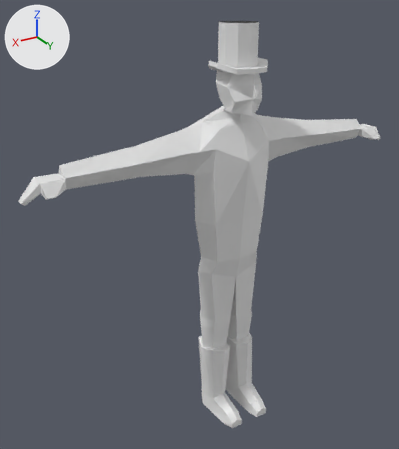
Before and after pictures for a commit that changed the Blender file assets/models/groundskeeper/groundskeeper.blend.
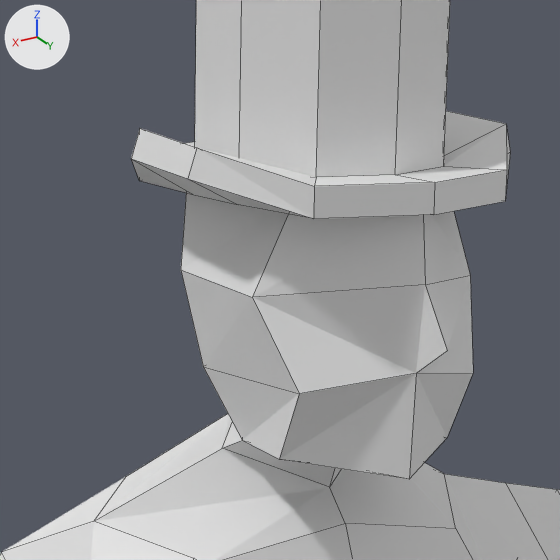
Each version appears first whole from a camera (50 mm lens) standing at (3.231, 4.765, 4.831) and looking at (0.3, -0.12, 2.389), and next in a close-up on the part from 47% to 69% of the width and 9% to 29% of the height. The lights are fixed; the arrows at upper left show +X, +Y and +Z. The older version's two pictures come first. The close-ups show mesh edges as thin lines.

Objects in the first close-up: 'Groundskeeper', 'Hat'.
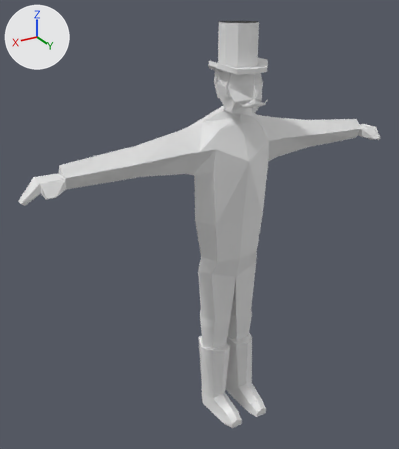
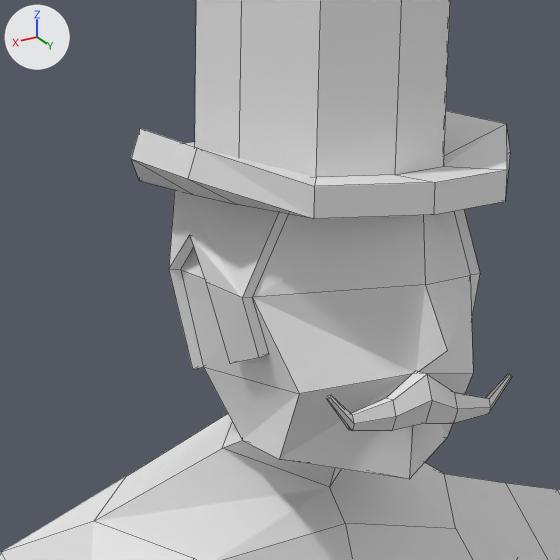
The change in detail:
me_cube_005 is used by ob_hair; location (0.0, 0.0, 2.436); scale (0.31, 0.31, 0.31).
me_cube_005 had 12 vertices, 4 faces and spanned x -0.665..0.0, y -0.473..0.83, z 4.414..5.324.
me_cube_005 now has 42 vertices, 36 faces and spans x -0.725..0.725, y -0.533..0.833, z 4.393..5.346.
Part 1, on me_cube_005:
4 faces are deleted.
30 vertices are added at x -0.725..0.725, y -0.533..0.833, z 4.393..5.346.
36 new faces join them.
me_circle is used by ob_moustache; location (0.0, 0.0, 0.0).
me_circle had 24 vertices, 20 faces and spanned x -0.174..0.0, y 0.372..0.431, z 3.755..3.836.
me_circle now has 42 vertices, 39 faces and spans x -0.174..0.174, y 0.372..0.431, z 3.755..3.836.
Part 2, on me_circle:
18 vertices are added at x 0.058..0.174, y 0.383..0.42, z 3.755..3.818.
19 new faces join them.
Object 'Hair' (ob_hair) loses its MIRROR modifier named 'Mirror'.
Object 'Hair' (ob_hair) loses its SOLIDIFY modifier named 'Solidify'.
Modifier setting removed (it was thickness = -0.06).
Object 'Hair' (ob_hair) is now shown.
Object 'Moustache' (ob_moustache) loses its MIRROR modifier named 'Mirror'.
Object 'Moustache' (ob_moustache) is now shown.

Location of each change, [x1, y1, x2, y2] in pixels of the close-ups (560 x 560 px):
'Hair', shown: after [169, 190, 480, 369]
'Moustache', shown: after [327, 371, 512, 431]
part 2 of me_circle, added: after [327, 371, 432, 431]
